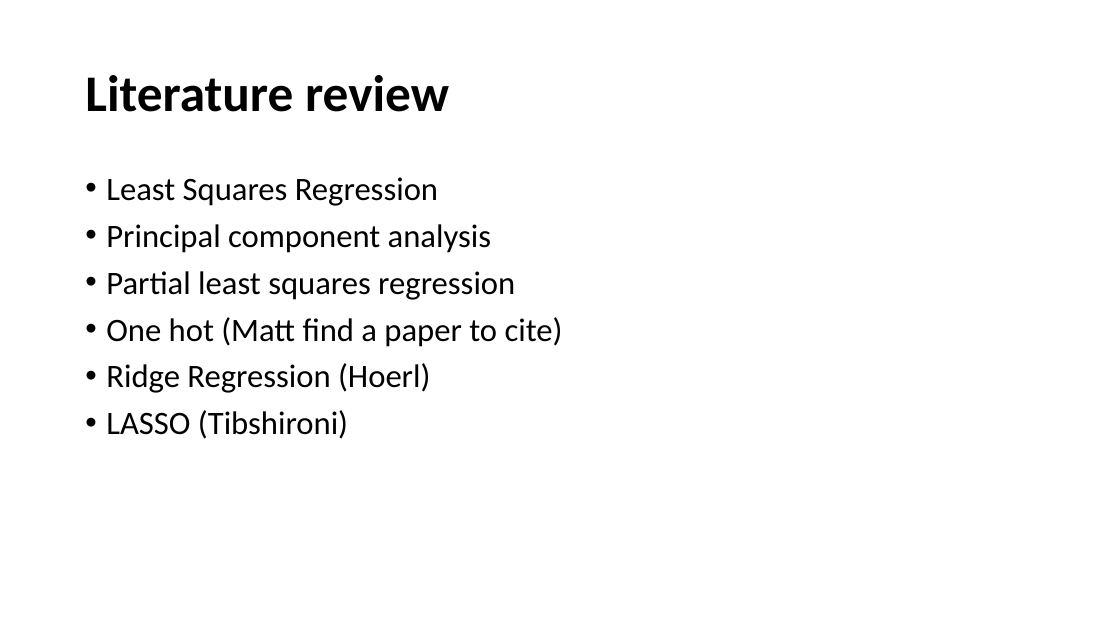
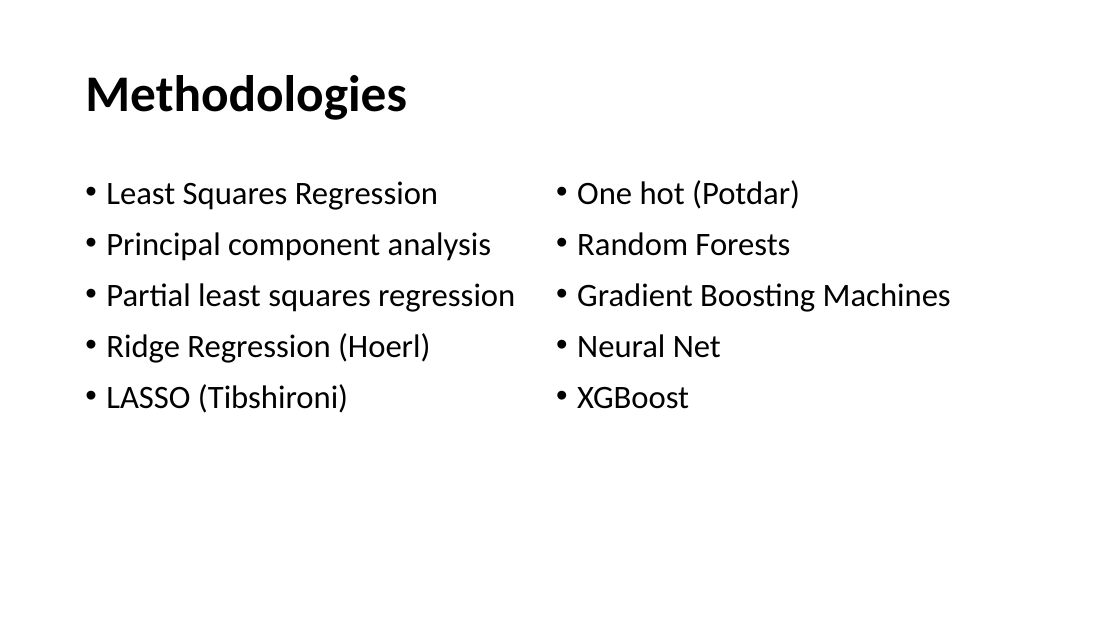
Before and after one commit to jakerhodes/gitFolder, a slide deck: slide 4 of Presentation-draft.pptx. Drawn at 1120x630 pixels with LibreOffice and Linux fonts; fonts in the diff are those of the drawing. Boxes give left, top, right and bottom in pixels: in the first picture for what was removed or moved away, otherwise in the second. Text is boxed around its words. In the diff, an @@ line names an element or a change of style, - is before the commit and + after.

Commit message:
final version of the slides

```diff
--- a/Presentation-draft.pptx
+++ b/Presentation-draft.pptx
@@ title at (85,75,407,120): text changed @@
-Literature review
+Methodologies
@@ text "Least Squares Regression" at (106,181,515,413): line spacing 0.9 to 1; more space between paragraphs @@
@@ text added at (577,180,951,409), 28 pt, text #000000 @@
+• One hot (Potdar)
+• Random Forests
+• Gradient Boosting Machines
+• Neural Net
+• XGBoost
@@ text at (106,317,563,347): paragraph removed @@
-• One hot (Matt find a paper to cite)
```
Also in this commit, not shown: 2 other slides changed, 1 slide removed.
